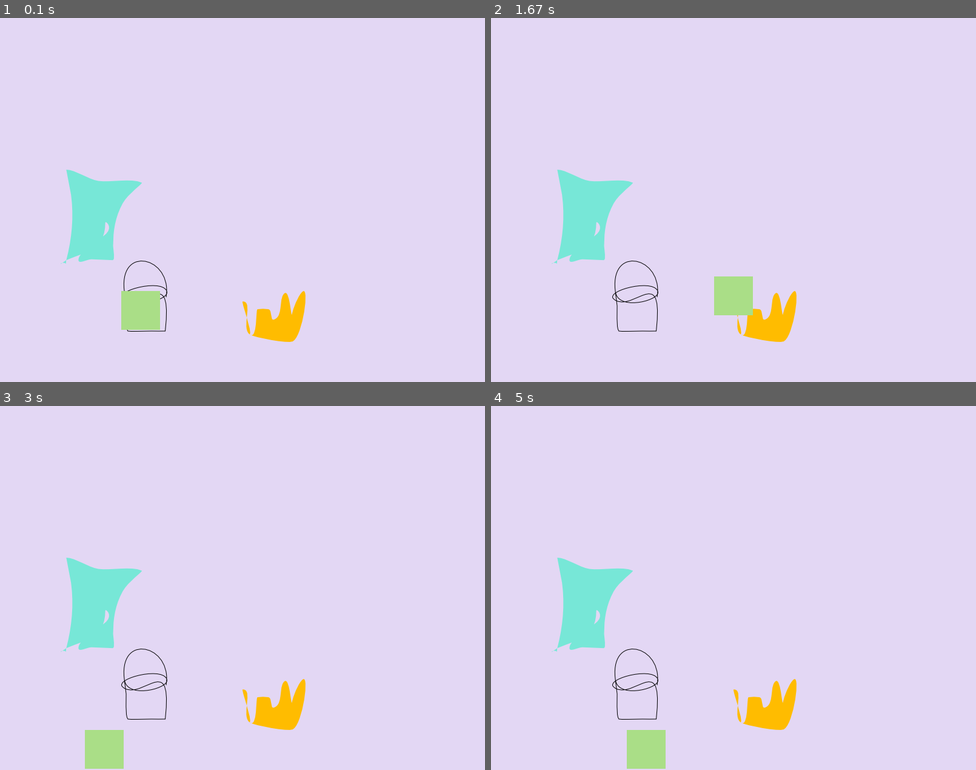
Above: before the commit, frames 1-4 (two rows, left to right).
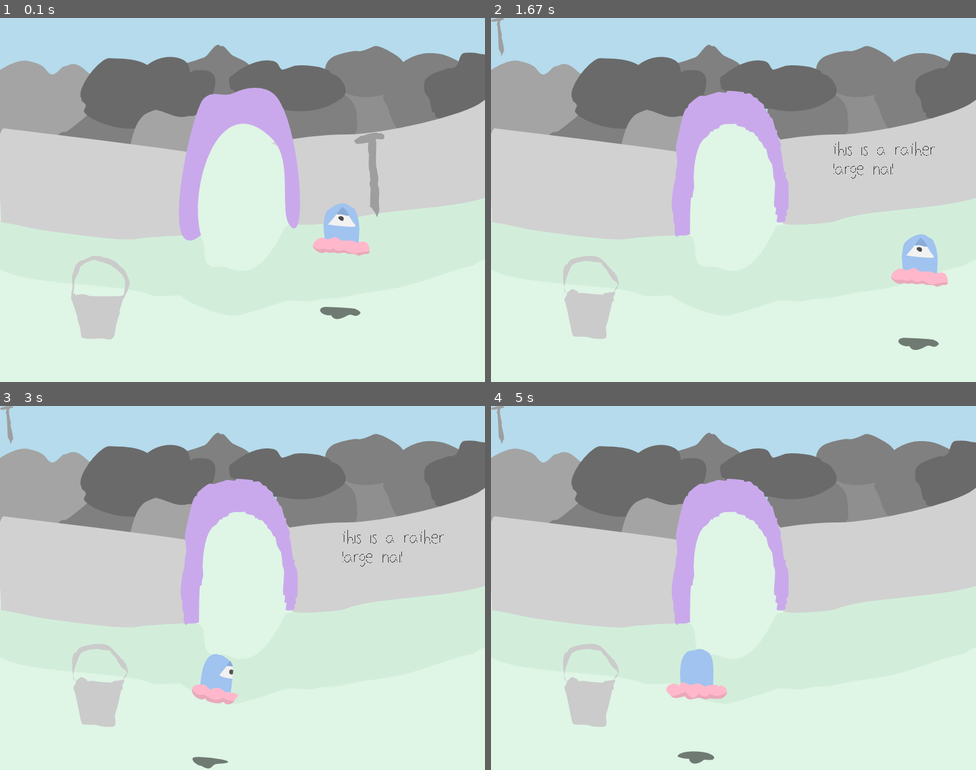
Above: after the commit, the same moments.

Repository: Cardboard/disconnected_worlds
Game: pygame game, started from main.py
Two runs of this game, one before a commit and one after it. Both use one fixed random seed, a clock stepped at 60 frames per second and the inputs below.
Inputs:
- Up to frame 1 (0.1 s): no input
- Up to frame 2 (1.67 s): tap Enter at 0.33 s; hold Right 0.67-1.13 s; hold D 0.67-1.13 s; tap F at 0.73, 1.03, 1.23, 1.57 s; tap E at 0.82 s; hold Up 1.17-1.47 s; hold Down from 1.5 s (still down); hold S from 1.5 s (still down)
- Up to frame 3 (3 s): tap F at 1.87, 2.07, 2.37, 2.63, 2.97 s; release Down at 1.97 s; release S at 1.97 s; hold Left 2-2.53 s; tap E at 2.15 s; hold Down 2.57-2.87 s; hold S 2.57-2.87 s; hold Left from 2.9 s (still down)
- Up to frame 4 (5 s): tap F at 3.27, 3.4, 3.8, 4.1, 4.47, 4.87 s; release Left at 3.3 s; hold Up 3.33-3.7 s; tap E at 3.48, 4.95 s; hold Right 3.73-4.37 s; hold D 3.73-4.37 s; hold Down 4.4-4.77 s; hold S 4.4-4.77 s; hold Left from 4.8 s (still down)

The runs differ from the first frame. In frame 1, 100% of the frame differs, in the area x 0-100%, y 0-100%; in frame 2, 100%; in frame 3, 100%; in frame 4, 100%.

Commit message:
end of saturday. 1 day remains

Diff:
--- a/main.py
+++ b/main.py
@@ -16,18 +16,21 @@
 
         self.frames = {}
         self.anim = 'idle'
-        self.setup_frames('idle', 0, 1)
+        self.setup_frames('idle', 0, 2)
         self.frame = 0
         self.frametime = 0.0
-        self.frametime_max = 7.0
+        self.frametime_max = 10.0
 
         self.reqs = []
         self.unreqs = []
+        self.parents = []
         self.type = ''
 
         self.message = ""
         self.error = "" # message when reqs aren't met
         self.response = "" # message when toggled
+
+        self.breaks = False
 
         self.view = None # objects are only visible when on a specific view
 
@@ -58,7 +61,7 @@
             self.frametime += dt
 
             if self.frametime > self.frametime_max:
-                self.frame = (self.frame + 1) % len(self.frames)
+                self.frame = (self.frame + 1) % len(self.frames[self.anim])
                 self.frametime = 0.0
 
     def draw(self, display, world, loc):
@@ -73,8 +76,13 @@
     def add_req(self, name):
         self.reqs.append(name)
 
+    # object must be grabbed to use this object
     def add_unreq(self, name):
         self.unreqs.append(name)
+
+    # object must be toggled on to use this object
+    def add_parent(self, name):
+        self.parents.append(name)
 
     def set_messages(self, message=None, error=None, response=None):
         if message:
@@ -96,14 +104,25 @@
                 if unreq == obj.name:
                     return False
 
+        for parent in self.parents:
+            for obj in objects:
+                # object is a parent and not toggled on
+                if not(obj.name == parent and obj.anim == 'on'):
+                    return False
+
         for req in r:
             player.inventory[req]['uses'] -= 1
             if player.inventory[req]['uses'] <= 0:
                 player.inventory.pop(req)
+        if self.breaks:
+            self.reqs = ['global warming'] # because it doesn't exist lol
         return True
 
     def set_uses(self, num):
         self.uses = num
+
+    def set_breaks(self):
+        self.breaks = True
 
 
 class Player(Object):
@@ -118,29 +137,28 @@
         self.inventory = {}
 
     def move(self, dt, keys, restr):
-        if keys[pygame.K_LEFT] and self.rect.centerx > restr['left']:
+        if (keys[pygame.K_LEFT] or keys[pygame.K_s]) and self.rect.centerx > restr['left']:
             self.rect = self.rect.move(-self.xspeed * dt, 0)
-            #self.set_anim('left')
-        if keys[pygame.K_RIGHT] and self.rect.centerx < restr['right']:
+            self.set_anim('left')
+        if (keys[pygame.K_RIGHT] or keys[pygame.K_f]) and self.rect.centerx < restr['right']:
             self.rect = self.rect.move(self.xspeed * dt, 0)
-            #self.set_anim('right')
-        if keys[pygame.K_UP] and self.rect.bottom > restr['top']:
+            self.set_anim('right')
+        if (keys[pygame.K_UP] or keys[pygame.K_e]) and self.rect.bottom > restr['top']:
             self.rect = self.rect.move(0, -self.yspeed * dt)
-            #self.set_anim('up')
-        if keys[pygame.K_DOWN] and self.rect.bottom < restr['bot']:
+            self.set_anim('up')
+        if (keys[pygame.K_DOWN] or keys[pygame.K_d]) and self.rect.bottom < restr['bot']:
             self.rect = self.rect.move(0, self.yspeed * dt)
-            #self.set_anim('up')
-
-    def change_view(self, width):
-        if self.rect.centerx < self.view_border:
-            self.set_pos(450, self.rect.y)
-            return -1
-        if self.rect.centerx > width - self.view_border:
-            self.set_pos(200, self.rect.y)
-            return 1
+            self.set_anim('idle')
+
+    def change_view(self, width, world):
+        if len(world) != 1:
+            if self.rect.centerx < self.view_border:
+                self.set_pos(450, self.rect.y)
+                return -1
+            if self.rect.centerx > width - self.view_border:
+                self.set_pos(200, self.rect.y)
+                return 1
         return 0
-
-
 
     def interact(self, game, objects):
         for obj in objects:
@@ -200,12 +218,8 @@
             self.bg[world].append(newimage)
             self.add_restr(world, i) # set no restrictions by default
 
-    def add_restr(self, world, loc, left=None, right=None, top=None, bot=None):
-        if left == None: left = 0
-        if right == None: right = self.width
-        if top == None: top = 0
-        if bot == None: bot = self.height
-        self.restr[world][loc] = {'left':left, 'right':right, 'top':top, 'bot':bot}
+    def add_restr(self, world, loc, left=0, right=0, top=0, bot=0):
+        self.restr[world][loc] = {'left':left, 'right':self.width-right, 'top':top, 'bot':self.height-bot}
 
     def message(self, x, y, msg):
         self.messages = []
@@ -213,7 +227,7 @@
         msgs = msg.split('/')
         for i in range(0, len(msgs)):
             text = self.font.render(msgs[i], 0, (50,50,50))
-            self.messages.append([text, (x, y+i*(self.font_size+2))])
+            self.messages.append([text, (x, y+i*(self.font_size))])
 
     def message_timer(self, dt):
         if self.timer < self.timer_max:
@@ -230,9 +244,9 @@
 
         # setup font and messages
         self.messages = []
-        self.timer_max = 50.0
+        self.timer_max = 60.0
         self.timer = self.timer_max
-        self.font_size = 24
+        self.font_size = 32
         self.font = pygame.font.Font(os.path.join('misc', 'Before the sun rises.ttf'), self.font_size)
         self.font_width_max = self.width * 0.3
 
@@ -240,80 +254,81 @@
         #pygame.mixer.music.load(os.path.join('music', 'music.ogg'))
         #pygame.mixer.music.play()
 
-        self.player = Player('player', 'player.png', 64, 64)
-        self.player.set_pos(200, 450)
+        self.player = Player('player', 'player.png', 128, 200)
+        self.player.set_pos(500, 300)
+        self.player.setup_frames('idle', 0, 3)
+        self.player.setup_frames('up', 1, 3)
+        self.player.setup_frames('right', 2, 3)
+        self.player.setup_frames('left', 3, 3)
+
+        self.p_bucket = Object('bucket', 'bucket.png', 97, 138)
+        self.p_bucket.set_pos(117, 392)
+        self.p_bucket.set_view(0, 0)
+        self.p_bucket.set_type('pickup')
+        self.p_bucket.set_messages(message="oh cool/a bucket")
+
+        self.d_arch = Object('arch', 'arch.png', 200, 252)
+        self.d_arch.set_pos(295, 115)
+        self.d_arch.set_view(0, 0)
+        self.d_arch.set_type('door', (1,0))
+        self.d_arch.set_messages(response="this place is neat")
+
+        self.p_nail = Object('nail', 'nail.png', 50, 139)
+        self.p_nail.set_pos(584, 189)
+        self.p_nail.set_view(0, 0)
+        self.p_nail.set_type('pickup')
+        self.p_nail.set_messages(message='this is a rather/large nail')
 
         self.objects = pygame.sprite.Group()
 
-        self.n_npc = Object('npc', 'npc.png', 75, 175)
-        self.n_npc.set_type('npc')
-        self.n_npc.set_view(0, 1)
-        self.n_npc.set_pos(120, 165)
-        self.n_npc.set_messages("hey/what's up fagot")
-        #
-        self.p_bucket = Object('bucket', 'bucket.png', 76, 117)
-        self.p_bucket.set_type('pickup')
-        self.p_bucket.set_view(0, 0)
-        self.p_bucket.set_pos(200, 400)
-        self.p_bucket.set_uses(1)
-        #
-        self.u_fire = Object('fire', 'fire.png', 104, 84)
-        self.u_fire.set_type('use')
-        self.u_fire.set_view(0, 0)
-        self.u_fire.set_pos(400, 450)
-        self.u_fire.add_req('bucket')
-        self.u_fire.set_messages(message="good bye/homo fire", error="aaaah it's so hot!")
-        #
-        self.t_lever = Object('lever', 'lever.png', 79, 97)
-        self.t_lever.setup_frames('idle', 0, 2)
-        self.t_lever.setup_frames('on', 1, 2)
-        self.t_lever.set_type('toggle')
-        self.t_lever.set_view(0, 1)
-        self.t_lever.set_pos(500, 500)
-        self.t_lever.add_unreq('fire')
-        self.t_lever.set_messages(message="off", error="error you are a homo", response="turning on/phaser laserz")
-        #
-        self.d_door = Object('door', 'door.png', 134, 156)
-        self.d_door.set_type('door', extra=(1,0))
-        self.d_door.set_view(0,0)
-        self.d_door.set_pos(100, 250)
-        self.d_door.add_unreq('bucket')
-        self.d_door.set_messages(response="you are now in hipster land", error="pick up bucket to/unlock the door lol")
-
-        self.objects.add(self.n_npc)
         self.objects.add(self.p_bucket)
-        self.objects.add(self.u_fire)
-        self.objects.add(self.t_lever)
-        self.objects.add(self.d_door)
+        self.objects.add(self.d_arch)
+        self.objects.add(self.p_nail)
 
         self.bg = {}
         self.restr = []
         self.world = 0
         self.loc = 0
-        self.setup_images(0, 2) # world 0, 2 imgages
+        self.setup_images(0, 4) # world 0, 4 imgages
         self.setup_images(1, 1) # world 1, 1 image
+        self.setup_images(2, 1) # world 1, 1 image
+        self.setup_images(3, 1) # world 1, 1 image
+        self.setup_images(4, 2) # world 1, 1 image
+        self.setup_images(5, 1) # world 1, 1 image
         self.rect = pygame.Rect(0,0,self.width,self.height)
 
         # setup restrictions for each view&world
-        self.add_restr(0, 0, left=100, top=300)
-        self.add_restr(0, 1, right=700, top=300)
+        self.add_restr(0, 0, top=200, left=100)
+        self.add_restr(0, 1, top=200)
+        self.add_restr(0, 2, top=200)
+        self.add_restr(0, 3, top=200, right=100)
 
         while 1:
             dt = clock.tick(fps)
             dt = dt / 50.0
 
             keys = pygame.key.get_pressed()
+
+            self.player.move(dt, keys, self.restr[self.world][self.loc])
+
             for event in pygame.event.get():
                 if event.type == pygame.QUIT:
                     return
                 if event.type == pygame.KEYDOWN and event.key == pygame.K_ESCAPE:
                     return
-                if event.type == pygame.KEYDOWN and event.key == pygame.K_SPACE:
-                    self.player.interact(self, self.objects)
-
-            self.loc = (self.loc + self.player.change_view(self.width)) % len(self.bg[self.world])
-
-            self.player.move(dt, keys, self.restr[self.world][self.loc])
+                if event.type == pygame.KEYDOWN:
+                    if event.key == pygame.K_SPACE or event.key == pygame.K_RETURN:
+                        self.player.interact(self, self.objects)
+#               if event.type == pygame.KEYUP:
+#                    if event.key == pygame.K_LEFT or event.key == pygame.K_s\
+#                    or event.key == pygame.K_RIGHT or event.key == pygame.K_f\
+#                    or event.key == pygame.K_UP or event.key == pygame.K_d\
+#                    or event.key == pygame.K_DOWN or event.key == pygame.K_e:
+#                        self.player.set_anim('idle')
+#                        print('fuckkk')
+
+
+            self.loc = (self.loc + self.player.change_view(self.width, self.bg[self.world])) % len(self.bg[self.world])
 
             # draw world
             self.screen.blit(self.bg[self.world][self.loc], self.rect)
Binary file added: assets/arch.png
Binary file added: assets/archexit.png
Binary file changed: assets/bg_0_0.png
Binary file changed: assets/bg_0_1.png
Binary file added: assets/bg_0_2.png
Binary file added: assets/bg_0_3.png
Binary file changed: assets/bg_1_0.png
Binary file added: assets/bg_2_0.png
Binary file added: assets/bg_3_0.png
Binary file added: assets/bg_4_0.png
Binary file added: assets/bg_4_1.png
Binary file added: assets/bg_5_0.png
(and 44 more such lines)
